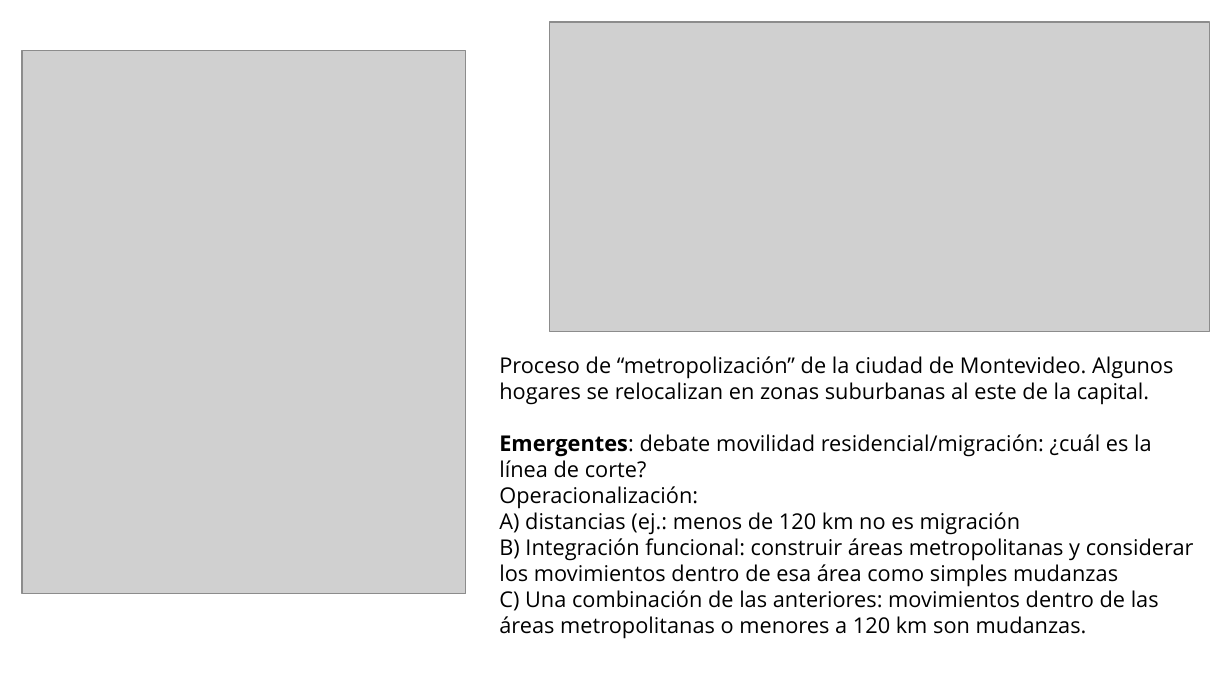
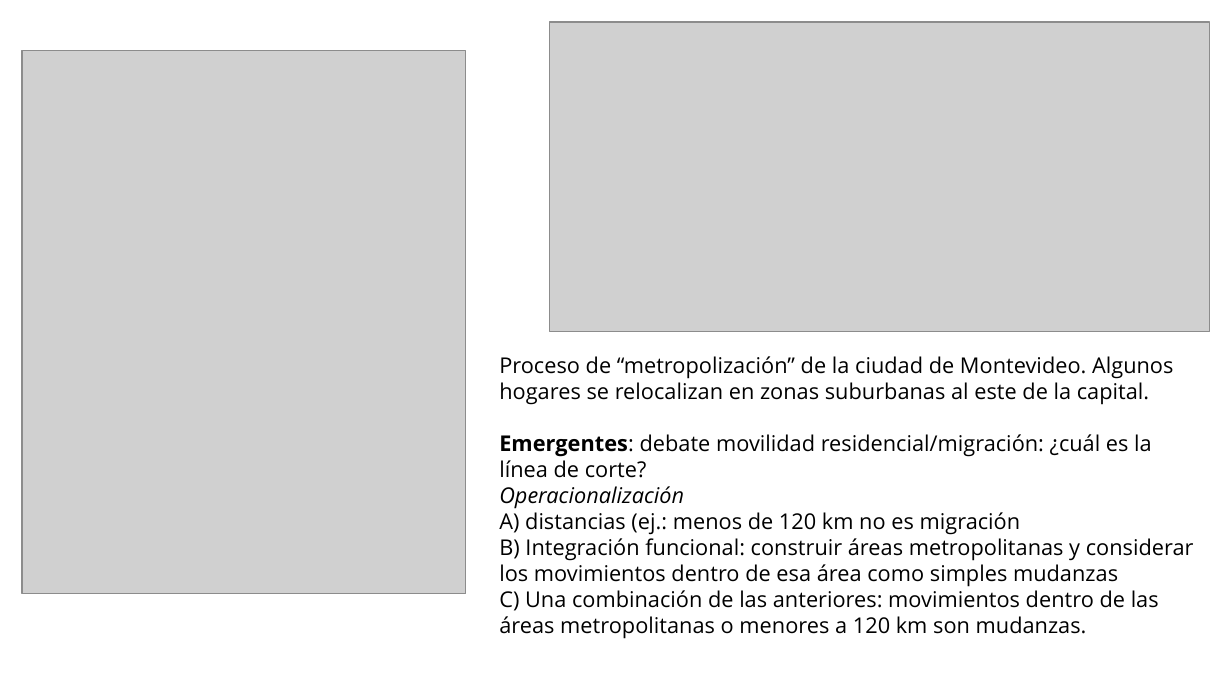
Before and after one commit to guillermodangelo/tesis, a slide deck: slide 6 of presentacion_dic2021.odp. Drawn at 1232x693 pixels with LibreOffice and Linux fonts; fonts in the diff are those of the drawing; grey boxes stand for pictures. Boxes give left, top, right and bottom in pixels: in the first picture for what was removed or moved away, otherwise in the second. Text is boxed around its words. In the diff, an @@ line names an element or a change of style, - is before the commit and + after.

```diff
--- a/presentacion_dic2021.odp
+++ b/presentacion_dic2021.odp
@@ text at (499, 486, 684, 509): text changed; italic on @@
-Operacionalización:
+Operacionalización
```
Also in this commit, not shown: 1 slide added, 1 other file.
